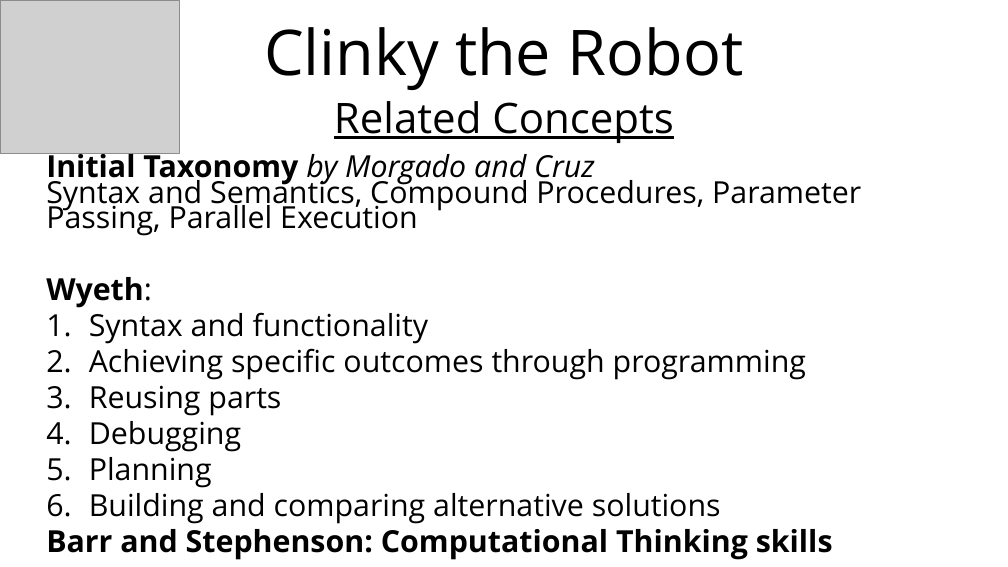
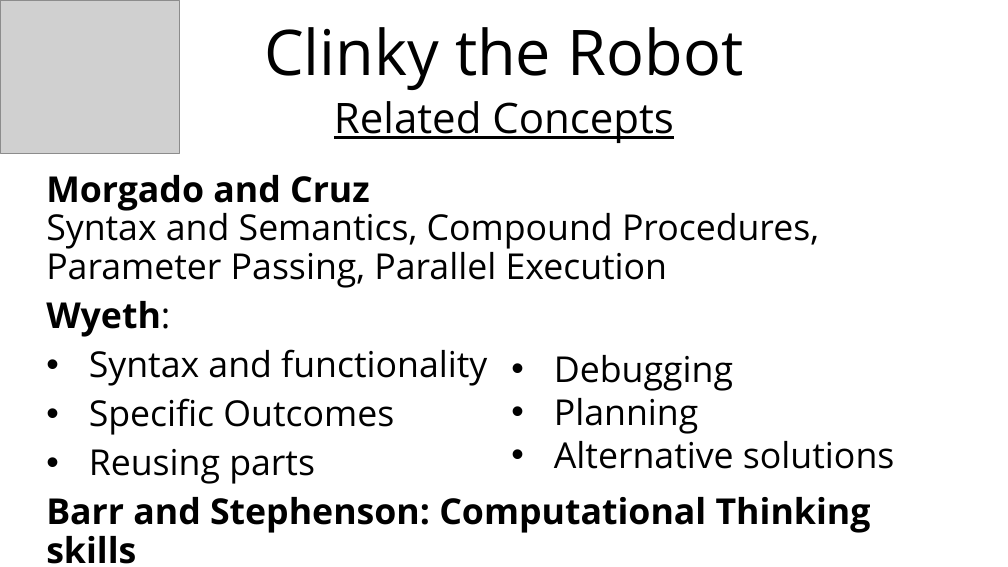
Before and after one commit to heypano/Capstone, a slide deck: slide 7 of HCIM Capstone Project.pptx. Drawn at 1008x567 pixels with LibreOffice and Linux fonts; fonts in the diff are those of the drawing; grey boxes stand for pictures. Boxes give left, top, right and bottom in pixels: in the first picture for what was removed or moved away, otherwise in the second. Text is boxed around its words. In the diff, an @@ line names an element or a change of style, - is before the commit and + after.

Commit message:
Powerpoint

```diff
--- a/HCIM Capstone Project.pptx
+++ b/HCIM Capstone Project.pptx
@@ text "Morgado and Cruz Syntax and ...": place and size @@
-text "Morgado and Cruz Syntax and ..." at bbox=[46, 149, 861, 560]
+text "Morgado and Cruz Syntax and ..." at bbox=[46, 175, 871, 564]
@@ text at bbox=[46, 175, 819, 288]: text changed; size 28.9 to 34 pt @@
-Initial Taxonomy by Morgado and Cruz
-Syntax and Semantics, Compound Procedures, Parameter Passing, Parallel Execution
+Morgado and Cruz
+Syntax and Semantics, Compound Procedures, Parameter Passing, Parallel Execution
@@ text at bbox=[46, 301, 871, 564]: size 28.9 to 34 pt in "Wyeth:", "Syntax and functionality", "Reusing parts", "Barr and Stephenson: Computational Thinking skills"; line spacing 0.7 to 0.9; bullet 1. to • @@
@@ text added at bbox=[554, 355, 894, 469], 34 pt, text #000000 @@
+• Debugging
+• Planning
+• Alternative solutions
@@ text at bbox=[89, 398, 394, 435]: text changed; size 28.9 to 34 pt @@
-2. Achieving specific outcomes through programming
+• Specific Outcomes
@@ text at bbox=[89, 421, 721, 524]: paragraphs removed @@
-4. Debugging
-5. Planning
-6. Building and comparing alternative solutions
```
Also in this commit, not shown: 12 other slides changed.
